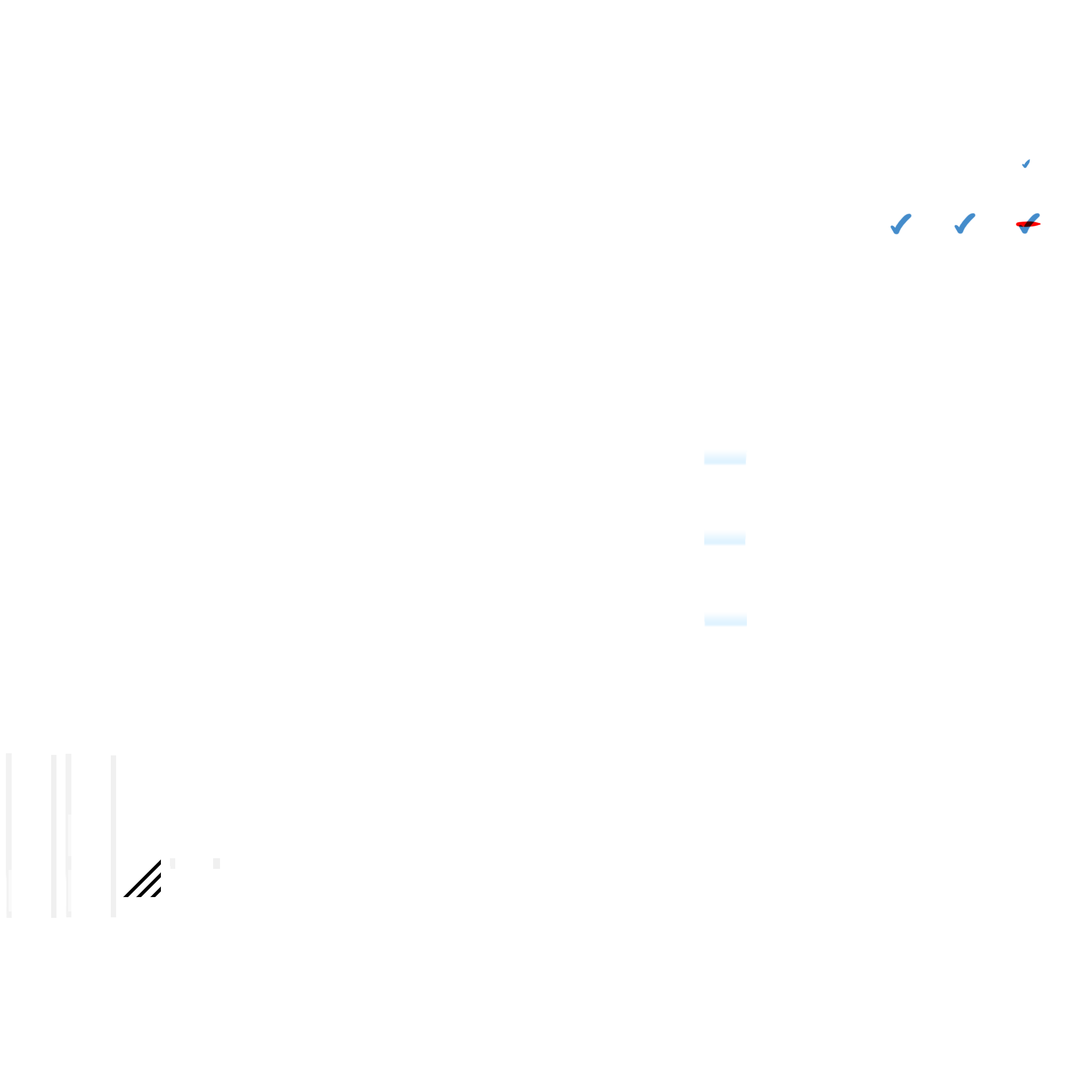
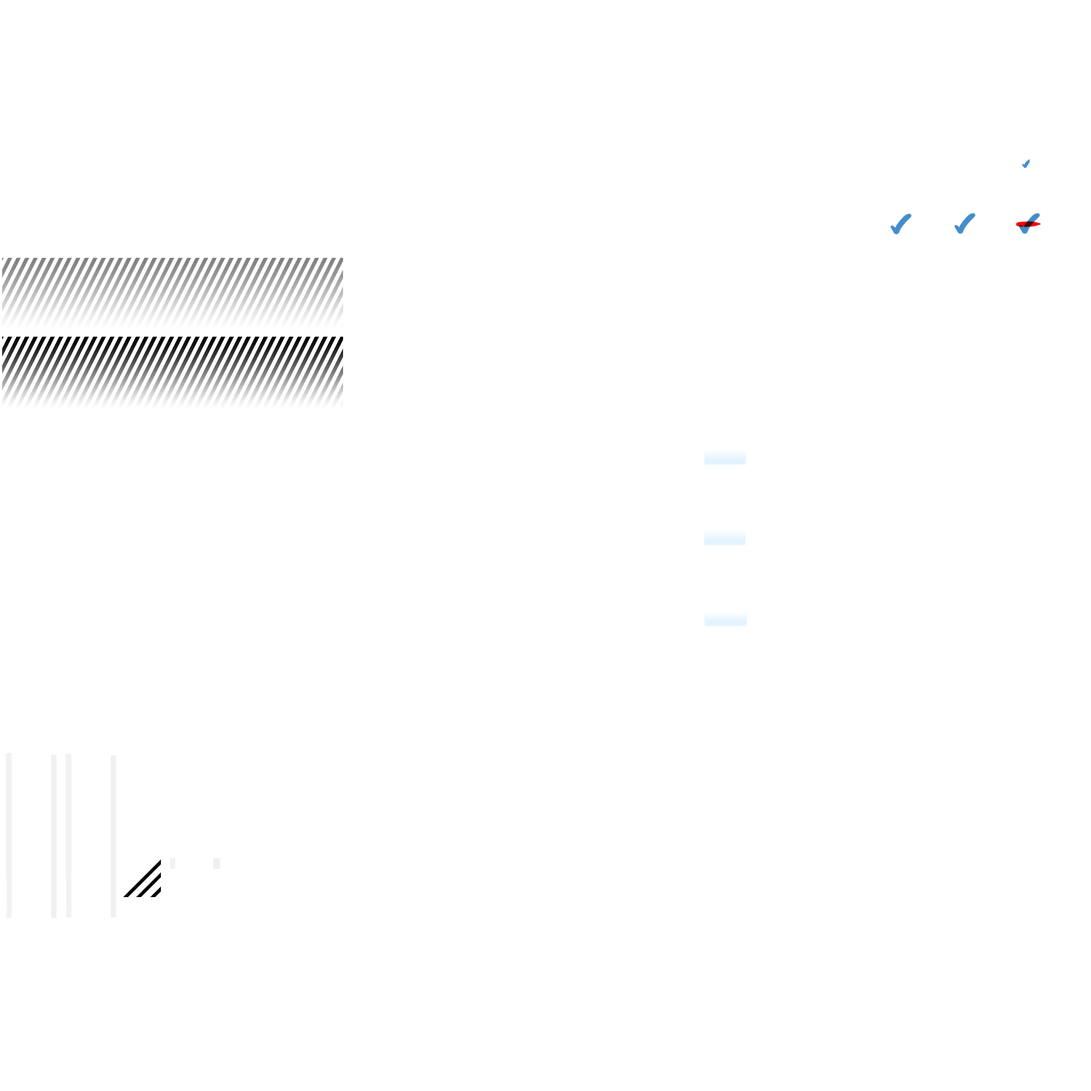
Comparing the layer stacks of the two 1091 × 1091 images. Changes:
hid "Layer ScrollD Hover Glass" over (68, 814, 72, 857)
hid "Layer ScrollD Click Glass" over (68, 870, 72, 912)
hid "Layer ScrollU Click Glass" over (8, 870, 12, 912)
added layer "Layer 18" (overlay, 50%) above "Shape 27" over (2, 257, 344, 329)
added layer "Layer 18 copy" (overlay) above "Shape 27 copy" over (2, 336, 344, 408)
